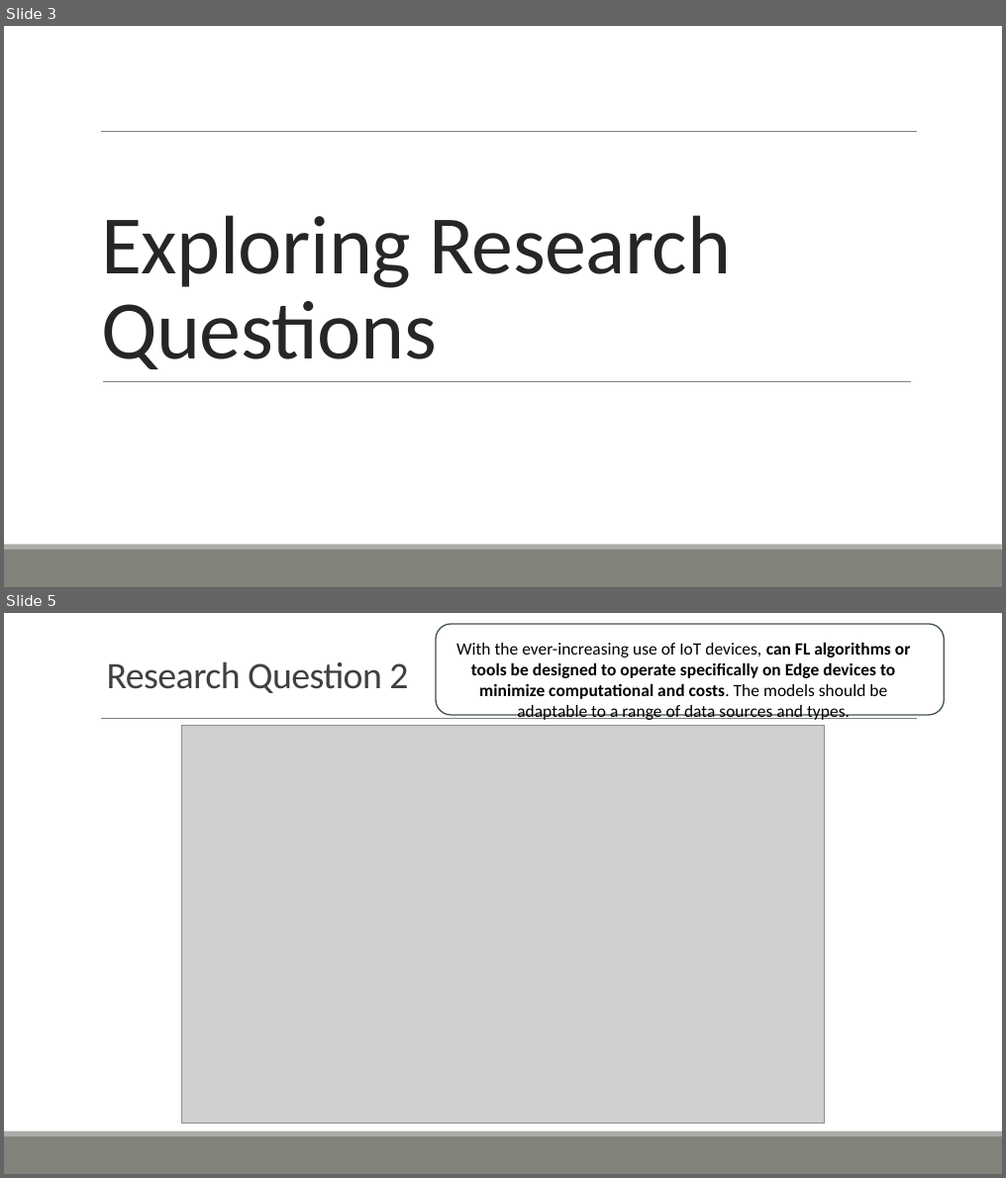
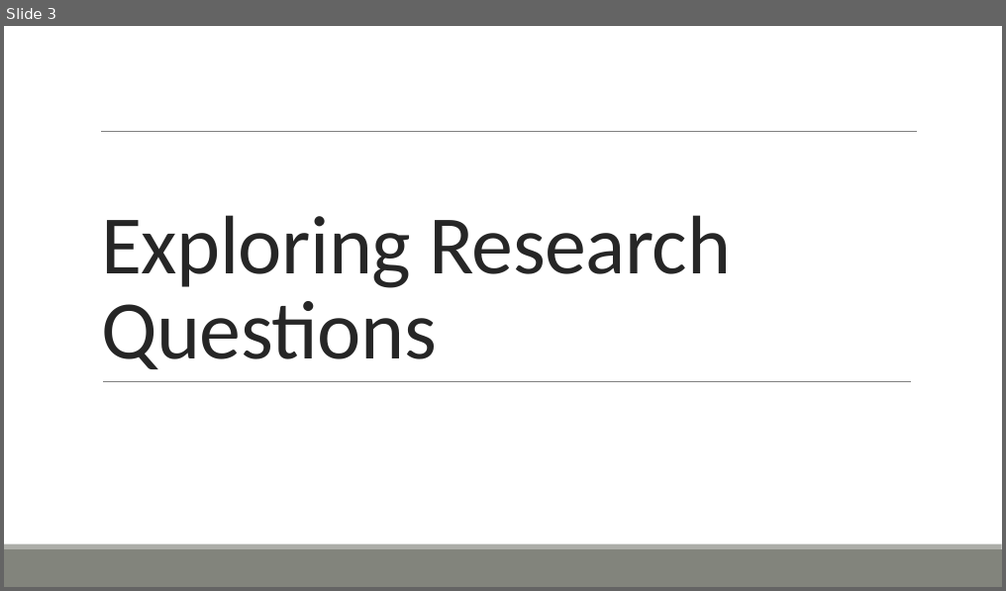
Before and after one commit to ofithcheallaigh/phd, a slide deck: Presentations/Supervisor Meetings/2024/20240301.pptx. Shown one above the other, each under a label of ours: slides 3 and 5 before the commit, slide 3 after it; the slides between them are not shown. The pictures are 1006x1178 and 1006x591 pixels, drawn with LibreOffice and Linux fonts; fonts in the diff are those of the drawing; grey boxes stand for pictures. Boxes give left, top, right and bottom in pixels: in the first picture for what was removed or moved away, otherwise in the second. Text is boxed around its words. In the diff, an @@ line names an element or a change of style, - is before the commit and + after.

Commit message:
Updating presentation with new format and questions

```diff
--- a/Presentations/Supervisor Meetings/2024/20240301.pptx
+++ b/Presentations/Supervisor Meetings/2024/20240301.pptx
@@ slide 5 removed at (4,613,1002,1174), background #FFFFFF; not listed: 3 template elements that a slide beside it also shows @@
@@ rounded rectangle removed at (436,624,944,716) @@
@@ text removed at (456,642,911,720) @@
-With the ever-increasing use of IoT devices, can FL algorithms or tools be designed to operate specifically on Edge devices to minimize computational and costs. The models should be adaptable to a range of data sources and types.
@@ text removed at (107,662,408,693) @@
-Research Question 2
@@ picture removed at (181,725,825,1124) @@
```
Also in this commit, not shown: 4 slides changed, 5 slides added, 2 other slides removed.
